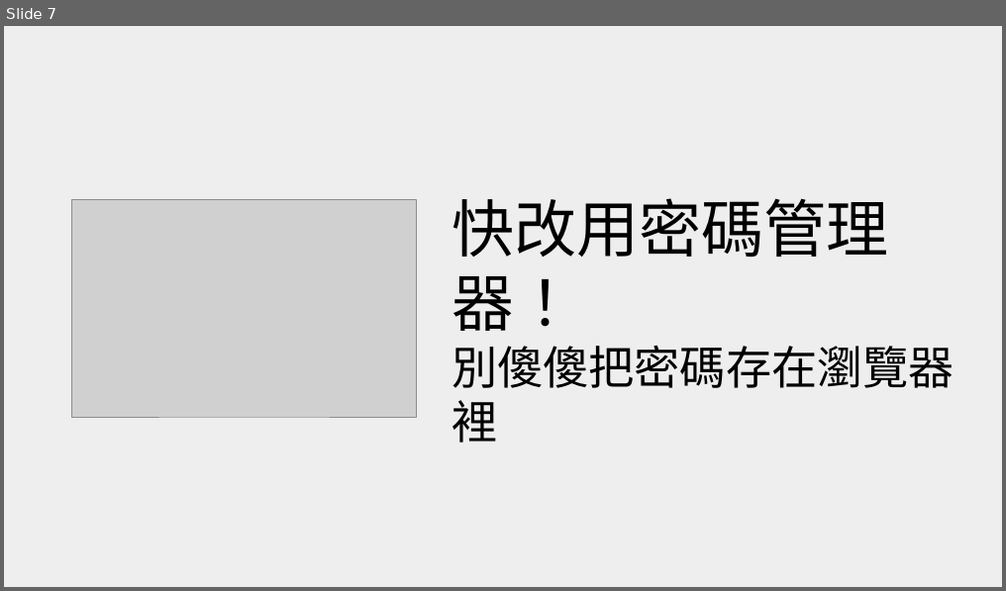
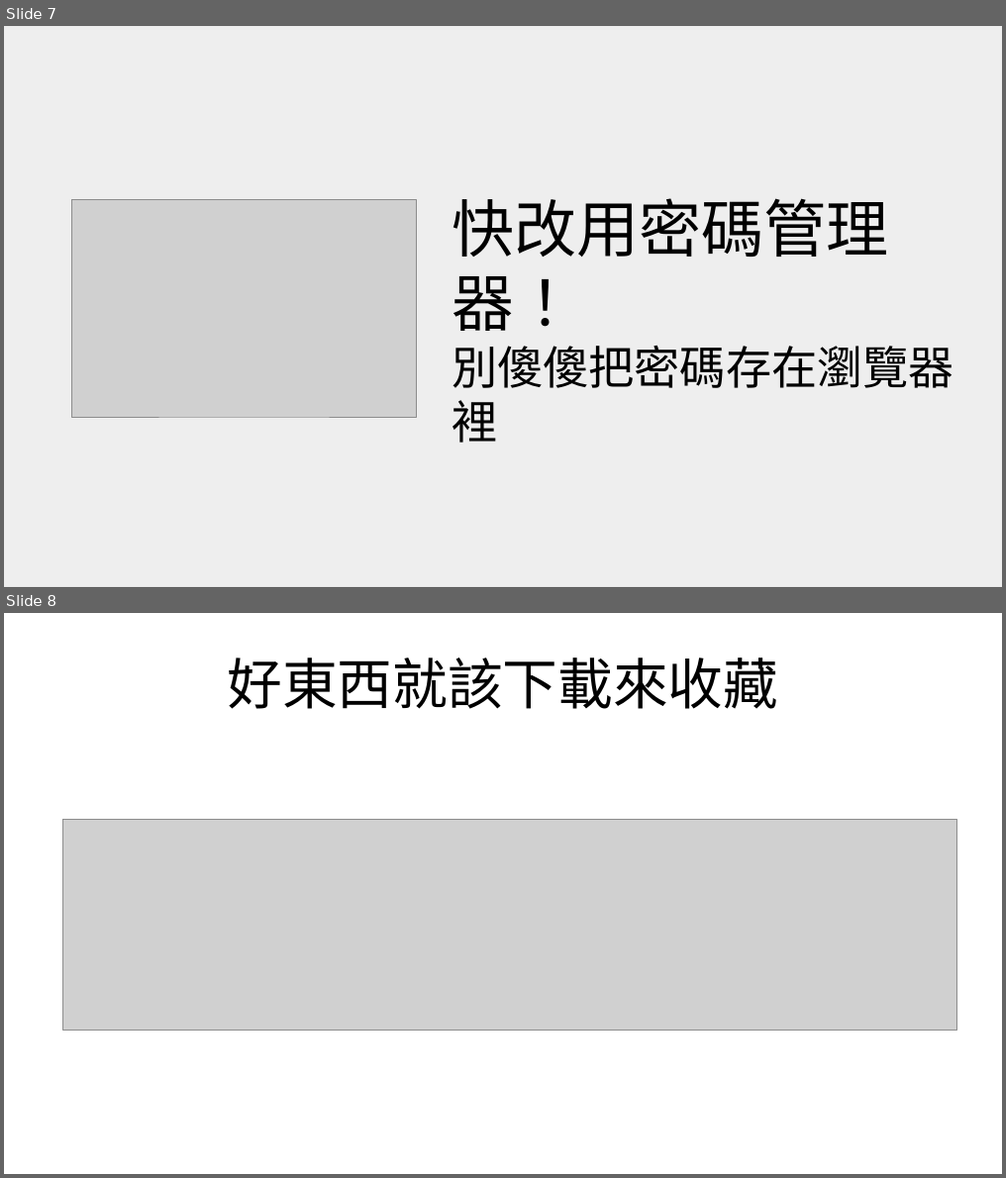
Before and after one commit to FGZ0908/Fgzblog, a slide deck: 縮圖製作.odp. Shown one above the other, each under a label of ours: slide 7 before the commit, slides 7 and 8 after it. The pictures are 1006x591 and 1006x1178 pixels, drawn with LibreOffice and Linux fonts; fonts in the diff are those of the drawing; grey boxes stand for pictures. Boxes give left, top, right and bottom in pixels: in the first picture for what was removed or moved away, otherwise in the second. Text is boxed around its words. In the diff, an @@ line names an element or a change of style, - is before the commit and + after.

```diff
--- a/縮圖製作.odp
+++ b/縮圖製作.odp
@@ slide 8 added at bbox=[4, 613, 1002, 1174], background #FFFFFF @@
@@ title added at bbox=[227, 658, 778, 709], 53.1 pt, text #000000 @@
+好東西就該下載來收藏
@@ picture added at bbox=[63, 820, 956, 1031] @@
```
Also in this commit, not shown: 1 slide removed, 3 other files.
